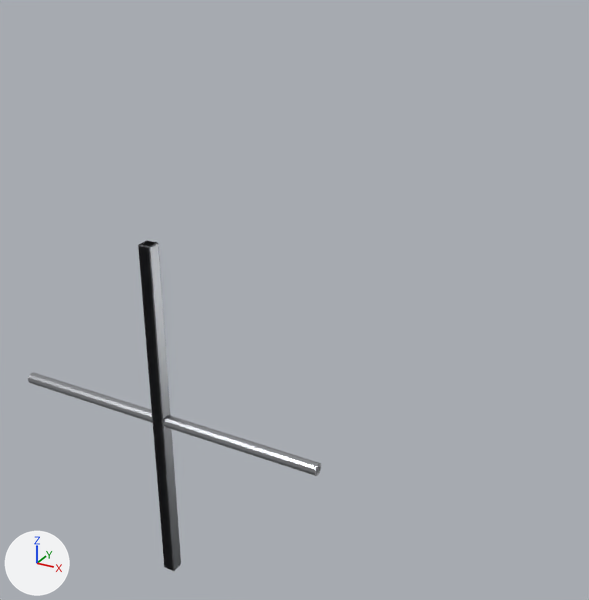
Two versions of the glTF model public/models/authoring/railing-guard-1m.glb, one commit apart.
One viewpoint serves both versions: a 50 mm lens placed at (1.34, -1.62, 1.29), pointed at (0.37, 0.14, 0.41). The axes (+X, +Y, +Z) are drawn at lower left. The lights are the same throughout. The picture after the commit comes second. Where no turn or scale is listed for an object, it has been applied to the vertices. Vertices at exactly the same position are counted once.

In view in the first picture: 'Post1', 'TopRail'.
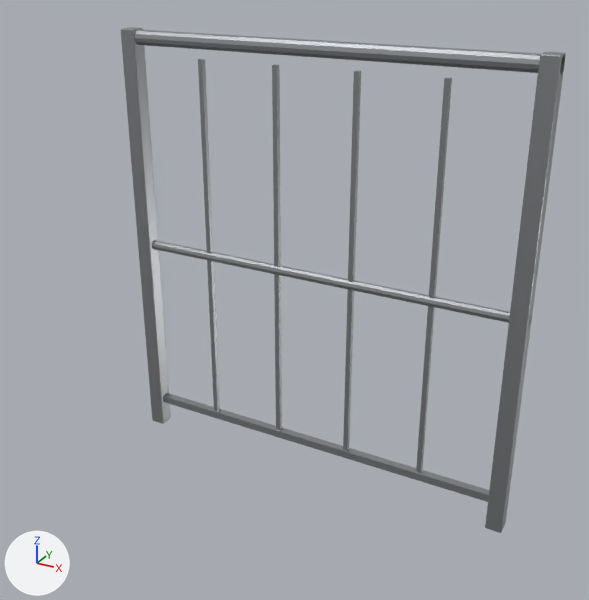
Pixel boxes [x1, y1, x2, y2] of what changed, in the pictures (589 x 600 px):
'Post1', moved: before [138, 241, 181, 571]; after [485, 52, 566, 533]
'TopRail', moved: before [28, 372, 321, 476]; after [134, 29, 565, 74]
'Post0', moved (not visible before): after [121, 27, 171, 424]
'MidRail.001', moved (not visible before): after [151, 240, 531, 326]
'BotRail', moved (not visible before): after [163, 393, 489, 502]
'Baluster_4', moved (not visible before): after [416, 78, 452, 473]
'Baluster_3', moved (not visible before): after [343, 71, 361, 451]
'Baluster_2', moved (not visible before): after [272, 64, 282, 431]
'Baluster_1', moved (not visible before): after [198, 59, 220, 412]

What the commit changed:
me_baluster_1_001 is used by ob_baluster_1; location (0.0, 0.0, 0.0).
me_baluster_1_001 had 8 vertices, 12 faces and spanned x -0.006..0.006, y -0.006..0.006, z -0.48..0.48.
me_baluster_1_001 now has 8 vertices, 12 faces and spans x 0.194..0.206, y -0.006..0.006, z 0.08..1.04.
me_baluster_1_001 part 1: the whole mesh is moved by (0.2, 0.0, 0.56).
me_baluster_2_001 is used by ob_baluster_2; location (0.0, 0.0, 0.0).
me_baluster_2_001 had 8 vertices, 12 faces and spanned x -0.006..0.006, y -0.006..0.006, z -0.48..0.48.
me_baluster_2_001 now has 8 vertices, 12 faces and spans x 0.394..0.406, y -0.006..0.006, z 0.08..1.04.
me_baluster_2_001 part 2: the whole mesh is moved by (0.4, 0.0, 0.56).
me_baluster_3_001 is used by ob_baluster_3; location (0.0, 0.0, 0.0).
me_baluster_3_001 had 8 vertices, 12 faces and spanned x -0.006..0.006, y -0.006..0.006, z -0.48..0.48.
me_baluster_3_001 now has 8 vertices, 12 faces and spans x 0.594..0.606, y -0.006..0.006, z 0.08..1.04.
me_baluster_3_001 part 3: the whole mesh is moved by (0.6, 0.0, 0.56).
me_baluster_4_001 is used by ob_baluster_4; location (0.0, 0.0, 0.0).
me_baluster_4_001 had 8 vertices, 12 faces and spanned x -0.006..0.006, y -0.006..0.006, z -0.48..0.48.
me_baluster_4_001 now has 8 vertices, 12 faces and spans x 0.794..0.806, y -0.006..0.006, z 0.08..1.04.
me_baluster_4_001 part 4: the whole mesh is moved by (0.8, 0.0, 0.56).
me_botrail_001 is used by ob_botrail; location (0.0, 0.0, 0.0).
me_botrail_001 had 8 vertices, 12 faces and spanned x -0.5..0.5, y -0.01..0.01, z -0.01..0.01.
me_botrail_001 now has 8 vertices, 12 faces and spans x 0.0..1.0, y -0.01..0.01, z 0.07..0.09.
me_botrail_001 part 5: the whole mesh is moved by (0.5, 0.0, 0.08).
me_midrail_002 is used by ob_midrail_001; location (0.0, 0.0, 0.0).
me_midrail_002 had 20 vertices, 36 faces and spanned x -0.52..0.52, y -0.012..0.012, z -0.011..0.011.
me_midrail_002 now has 20 vertices, 36 faces and spans x -0.02..1.02, y -0.012..0.012, z 0.539..0.561.
me_midrail_002 part 6: the whole mesh is moved by (0.5, 0.0, 0.55).
me_post0_002 is used by ob_post0; location (0.0, 0.0, 0.0).
me_post0_002 had 56 vertices, 108 faces and spanned x -0.02..0.02, y -0.02..0.02, z -0.55..0.55.
me_post0_002 now has 56 vertices, 108 faces and spans x -0.02..0.02, y -0.02..0.02, z 0.0..1.1.
me_post0_002 part 7: the whole mesh is moved by (0.0, 0.0, 0.55).
me_post1_002 is used by ob_post1; location (0.0, 0.0, 0.0).
me_post1_002 had 56 vertices, 108 faces and spanned x -0.02..0.02, y -0.02..0.02, z -0.55..0.55.
me_post1_002 now has 56 vertices, 108 faces and spans x 0.98..1.02, y -0.02..0.02, z 0.0..1.1.
me_post1_002 part 8: the whole mesh is moved by (1.0, 0.0, 0.55).
me_toprail_001 is used by ob_toprail; location (0.0, 0.0, 0.0).
me_toprail_001 had 24 vertices, 44 faces and spanned x -0.52..0.52, y -0.018..0.018, z -0.018..0.018.
me_toprail_001 now has 24 vertices, 44 faces and spans x -0.02..1.02, y -0.018..0.018, z 1.062..1.098.
me_toprail_001 part 9: the whole mesh is moved by (0.5, 0.0, 1.08).
